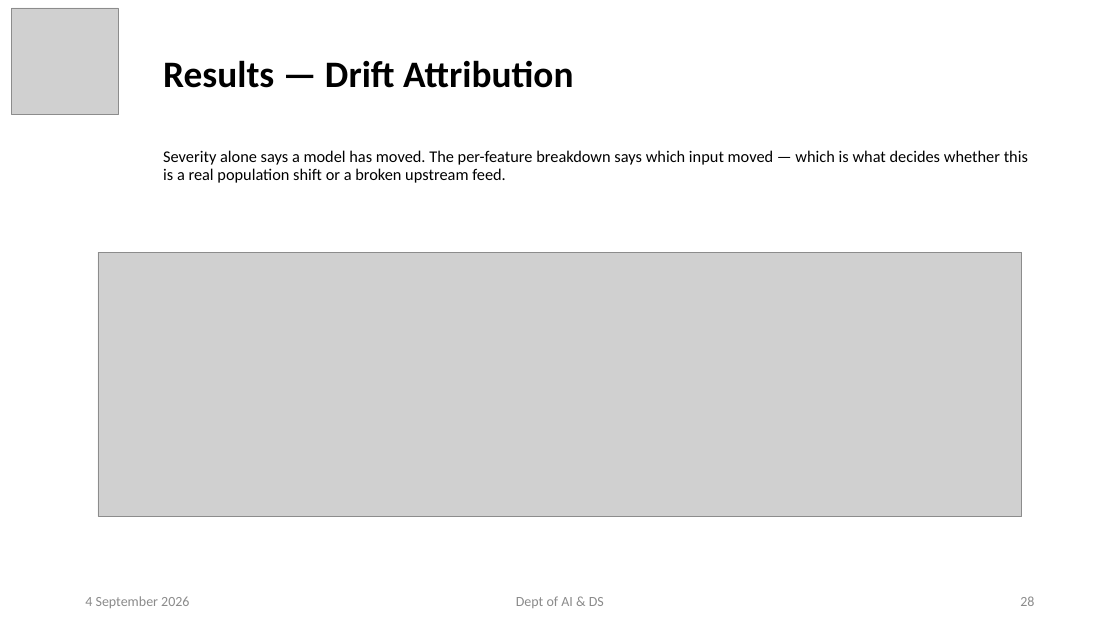
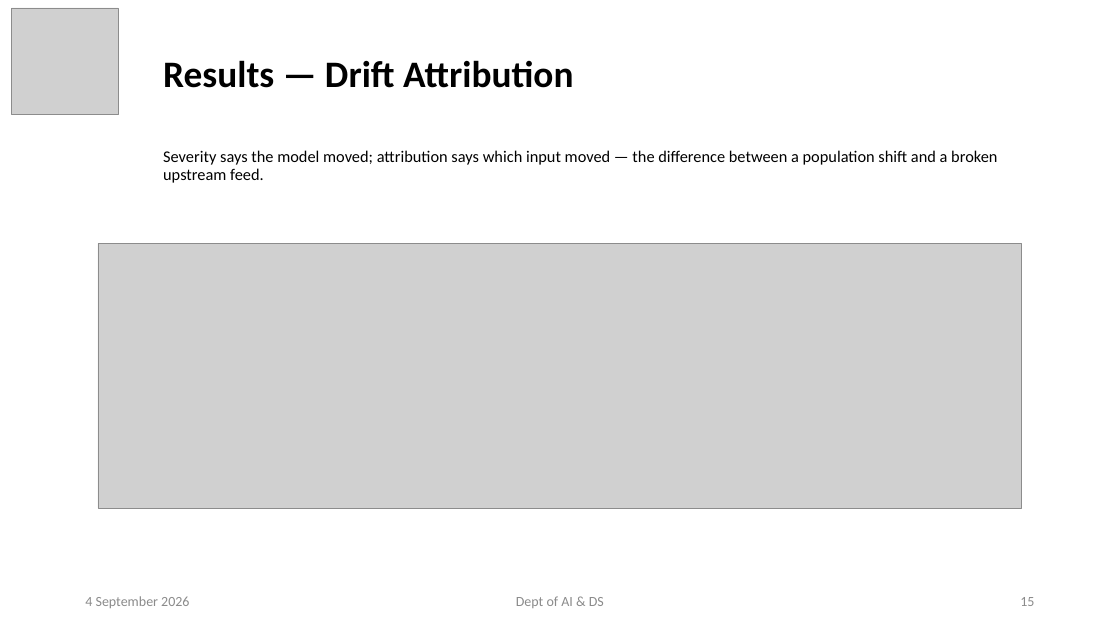
Before and after one commit to ayushpandey0201/custos, a slide deck: slide 15 of docs/presentations/Custos_Phase2_Review1.pptx (slide 28 before the commit). Drawn at 1120x630 pixels with LibreOffice and Linux fonts; fonts in the diff are those of the drawing; grey boxes stand for pictures. Boxes give left, top, right and bottom in pixels: in the first picture for what was removed or moved away, otherwise in the second. Text is boxed around its words. In the diff, an @@ line names an element or a change of style, - is before the commit and + after.

```diff
--- a/docs/presentations/Custos_Phase2_Review1.pptx
+++ b/docs/presentations/Custos_Phase2_Review1.pptx
@@ subtitle at <box>163,150,997,183</box>: text changed @@
-Severity alone says a model has moved. The per-feature breakdown says which input moved — which is what decides whether this is a real population shift or a broken upstream feed.
+Severity says the model moved; attribution says which input moved — the difference between a population shift and a broken upstream feed.
@@ picture: place and size @@
-picture at <box>98,252,1023,517</box>
+picture at <box>98,244,1023,508</box>
@@ page number at <box>1020,597,1034,606</box>: text changed @@
-28
+15
```
Also in this commit, not shown: 14 other slides changed, 1 slide added, 16 slides removed, 7 other files.
